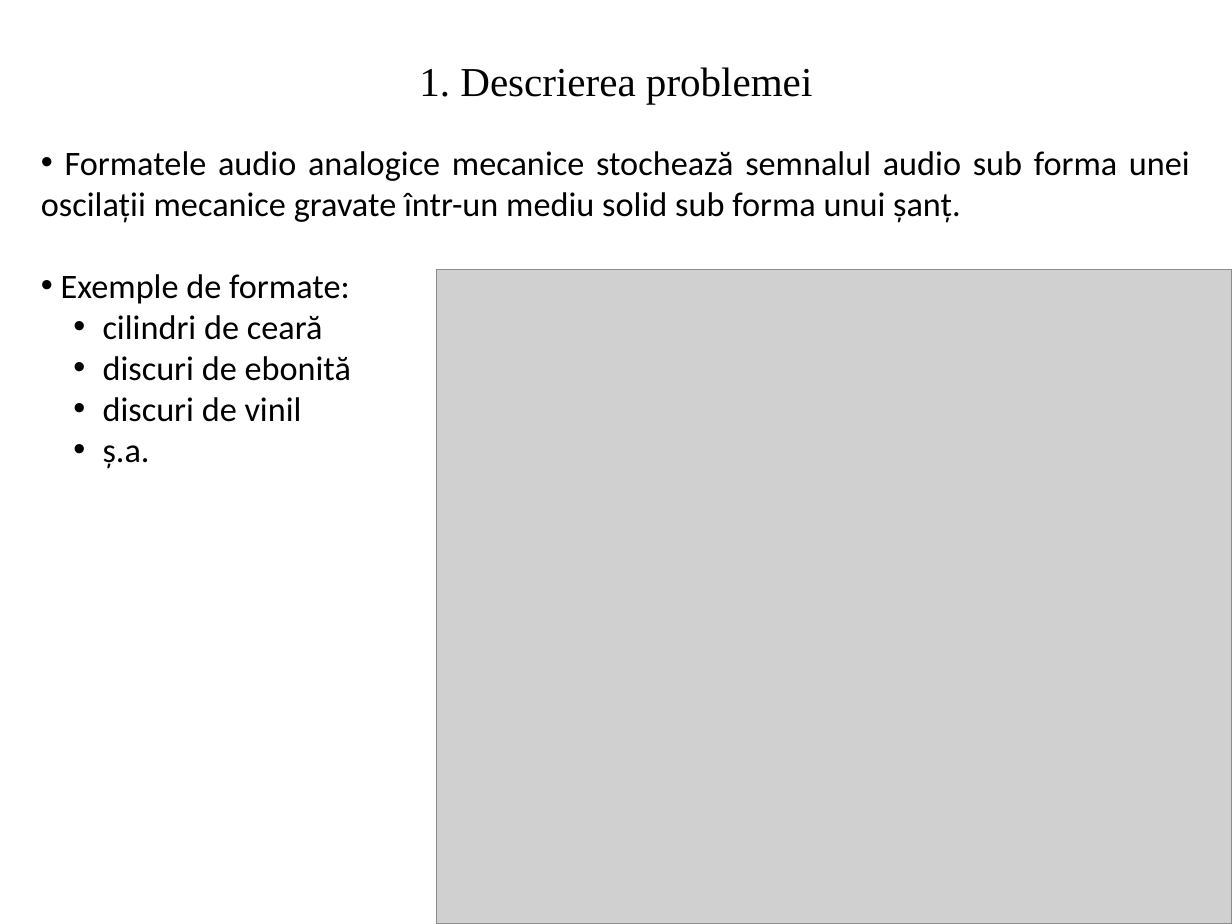
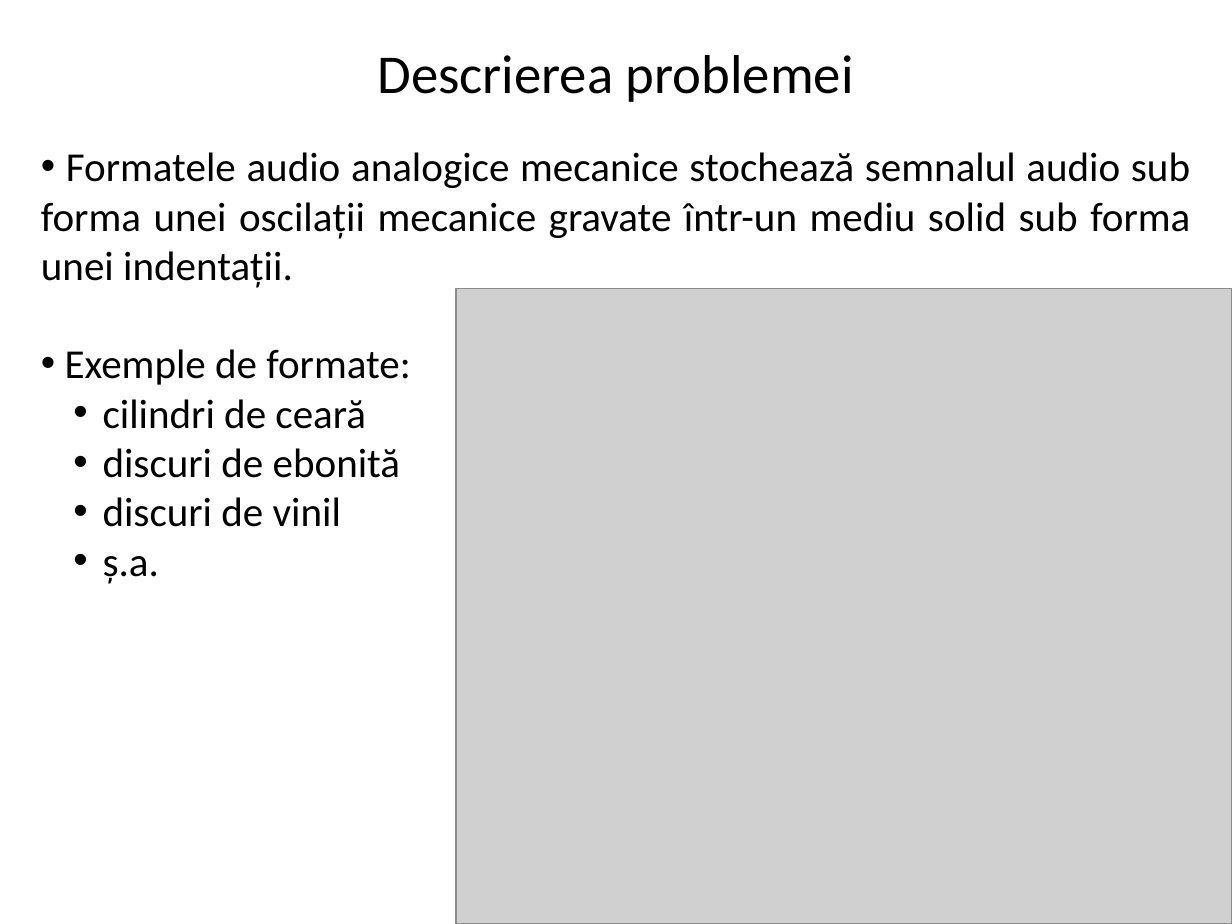
Before and after one commit to DrimbaAlexandru/Discuri, a slide deck: slide 3 of docs/Prezentare.pptx. Drawn at 1232x924 pixels with LibreOffice and Linux fonts; fonts in the diff are those of the drawing; grey boxes stand for pictures. Boxes give left, top, right and bottom in pixels: in the first picture for what was removed or moved away, otherwise in the second. Text is boxed around its words. In the diff, an @@ line names an element or a change of style, - is before the commit and + after.

```diff
--- a/docs/Prezentare.pptx
+++ b/docs/Prezentare.pptx
@@ text at [377, 55, 855, 102]: text changed; size 24 to 32 pt; font Times New Roman to Calibri @@
-1. Descrierea problemei
+Descrierea problemei
@@ text at [41, 152, 1190, 288]: text changed; size 20 to 24 pt @@
-• Formatele audio analogice mecanice stochează semnalul audio sub forma unei oscilații mecanice gravate într-un mediu solid sub forma unui șanț.
+• Formatele audio analogice mecanice stochează semnalul audio sub forma unei oscilații mecanice gravate într-un mediu solid sub forma unei indentații.
@@ picture: place and size @@
-picture at [436, 270, 1232, 924]
+picture at [456, 288, 1232, 924]
@@ text at [65, 349, 410, 584]: size 20 to 24 pt in "Exemple de formate:", "cilindri de ceară", "discuri de ebonită", "discuri de vinil" and 1 more places @@
```
Also in this commit, not shown: 6 other slides changed, 6 slides added, 1 slide removed.
